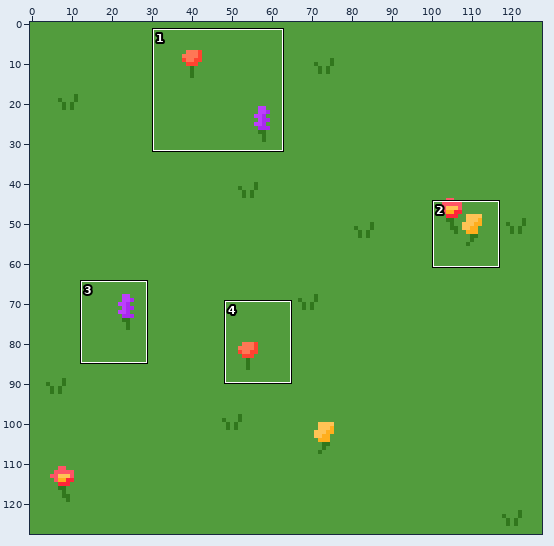
Sprite sheet -- assets/map/grass_variants.png. Above, an overview of the earlier version with the close-up marked.
Close-up. Before the edit:
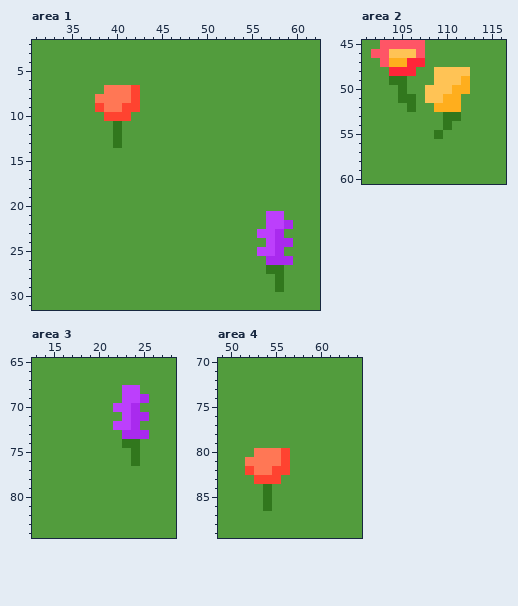
The file is 128x128 pixels. Shown: area 1: x 31..62, y 2..31; area 2: x 101..116, y 45..60; area 3: x 13..28, y 65..84; area 4: x 49..64, y 70..89. The commit also changed other parts of the picture, which this record leaves out.
The same view after the edit:
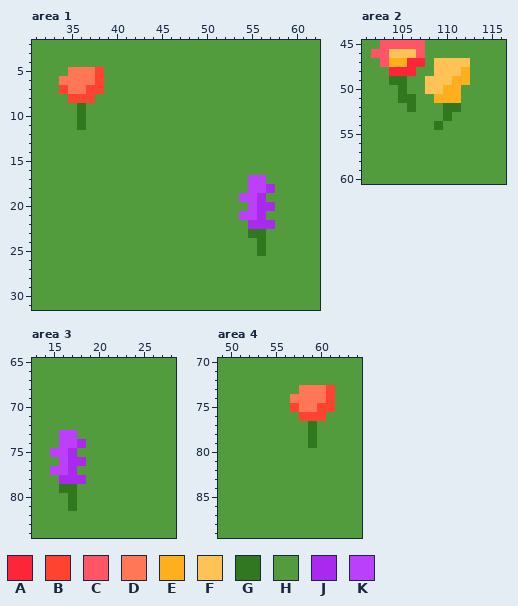
Palette (. is transparent): A #ff2539  B #ff4330  C #ff5566  D #ff7755  E #ffae1d  F #ffc355  G #31771d  H #529c3d  J #a92aee  K #bc3ffc
Difference:
{"where": "area 1"}
{"y":5,"x":35,"old":"HHHH","new":"DDDB"}
{"y":6,"x":34,"old":"HHHHH","new":"DDDDB"}
{"y":7,"x":34,"old":"HHHHHDDDB","new":"BDDBBHHHH"}
{"y":8,"x":35,"old":"HHHDDDDB","new":"BBBHHHHH"}
{"y":9,"x":36,"old":"H","new":"G"}
{"y":9,"x":38,"old":"BDDBB","new":"HHHHH"}
{"y":10,"x":36,"old":"H","new":"G"}
{"y":10,"x":39,"old":"BBB","new":"HHH"}
{"y":11,"x":36,"old":"H","new":"G"}
{"y":11,"x":40,"old":"G","new":"H"}
{"y":12,"x":40,"old":"G","new":"H"}
{"y":13,"x":40,"old":"G","new":"H"}
{"y":17,"x":55,"old":"HH","new":"KK"}
{"y":18,"x":55,"old":"HHH","new":"KKJ"}
{"y":19,"x":54,"old":"HHH","new":"KKJ"}
{"y":20,"x":55,"old":"HHH","new":"KJJ"}
{"y":21,"x":54,"old":"HHHKK","new":"KKJHH"}
{"y":22,"x":55,"old":"HHKKJ","new":"JJJHH"}
{"y":23,"x":55,"old":"HKKJ","new":"GGHH"}
{"y":24,"x":56,"old":"HKJJ","new":"GHHH"}
{"y":25,"x":56,"old":"KKJ","new":"GHH"}
{"y":26,"x":57,"old":"JJJ","new":"HHH"}
{"y":27,"x":57,"old":"GG","new":"HH"}
{"y":28,"x":58,"old":"G","new":"H"}
{"y":29,"x":58,"old":"G","new":"H"}
{"where": "area 2"}
{"y":47,"x":109,"old":"HHHH","new":"FFFF"}
{"y":48,"x":112,"old":"F","new":"E"}
{"y":49,"x":108,"old":"H","new":"F"}
{"y":49,"x":111,"old":"F","new":"E"}
{"y":50,"x":110,"old":"F","new":"E"}
{"y":50,"x":112,"old":"E","new":"H"}
{"y":51,"x":108,"old":"FF","new":"HE"}
{"y":52,"x":109,"old":"EEE","new":"HGG"}
{"y":53,"x":111,"old":"G","new":"H"}
{"y":54,"x":109,"old":"HG","new":"GH"}
{"y":55,"x":109,"old":"G","new":"H"}
{"where": "area 3"}
{"y":68,"x":23,"old":"KK","new":"HH"}
{"y":69,"x":23,"old":"KKJ","new":"HHH"}
{"y":70,"x":22,"old":"KKJ","new":"HHH"}
{"y":71,"x":23,"old":"KJJ","new":"HHH"}
{"y":72,"x":22,"old":"KKJ","new":"HHH"}
{"y":73,"x":16,"old":"HH","new":"KK"}
{"y":73,"x":23,"old":"JJJ","new":"HHH"}
{"y":74,"x":16,"old":"HHH","new":"KKJ"}
{"y":74,"x":23,"old":"GG","new":"HH"}
{"y":75,"x":15,"old":"HHH","new":"KKJ"}
{"y":75,"x":24,"old":"G","new":"H"}
{"y":76,"x":16,"old":"HHH","new":"KJJ"}
{"y":76,"x":24,"old":"G","new":"H"}
{"y":77,"x":15,"old":"HHH","new":"KKJ"}
{"y":78,"x":16,"old":"HHH","new":"JJJ"}
{"y":79,"x":16,"old":"HH","new":"GG"}
{"y":80,"x":17,"old":"H","new":"G"}
{"y":81,"x":17,"old":"H","new":"G"}
{"where": "area 4"}
{"y":73,"x":58,"old":"HHHH","new":"DDDB"}
{"y":74,"x":57,"old":"HHHHH","new":"DDDDB"}
{"y":75,"x":57,"old":"HHHHH","new":"BDDBB"}
{"y":76,"x":58,"old":"HHH","new":"BBB"}
{"y":77,"x":59,"old":"H","new":"G"}
{"y":78,"x":59,"old":"H","new":"G"}
{"y":79,"x":59,"old":"H","new":"G"}
{"y":80,"x":53,"old":"DDDB","new":"HHHH"}
{"y":81,"x":52,"old":"DDDDB","new":"HHHHH"}
{"y":82,"x":52,"old":"BDDBB","new":"HHHHH"}
{"y":83,"x":53,"old":"BBB","new":"HHH"}
{"y":84,"x":54,"old":"G","new":"H"}
{"y":85,"x":54,"old":"G","new":"H"}
{"y":86,"x":54,"old":"G","new":"H"}
{"label":"changed","picture_box":[59,67,140,148]}
{"label":"changed","picture_box":[239,175,293,292]}
{"label":"changed","picture_box":[425,58,470,139]}
{"label":"changed","picture_box":[113,385,149,466]}
{"label":"changed","picture_box":[50,430,86,511]}
{"label":"changed","picture_box":[245,385,335,511]}
